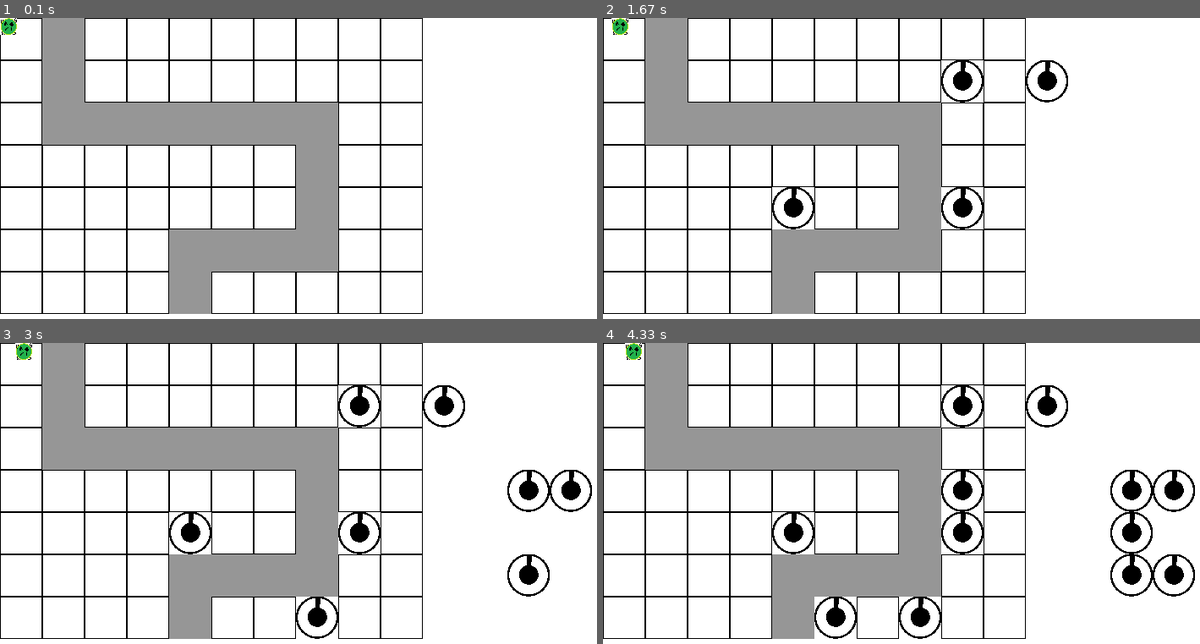
Above: before the commit, frames 1-4 (two rows, left to right).
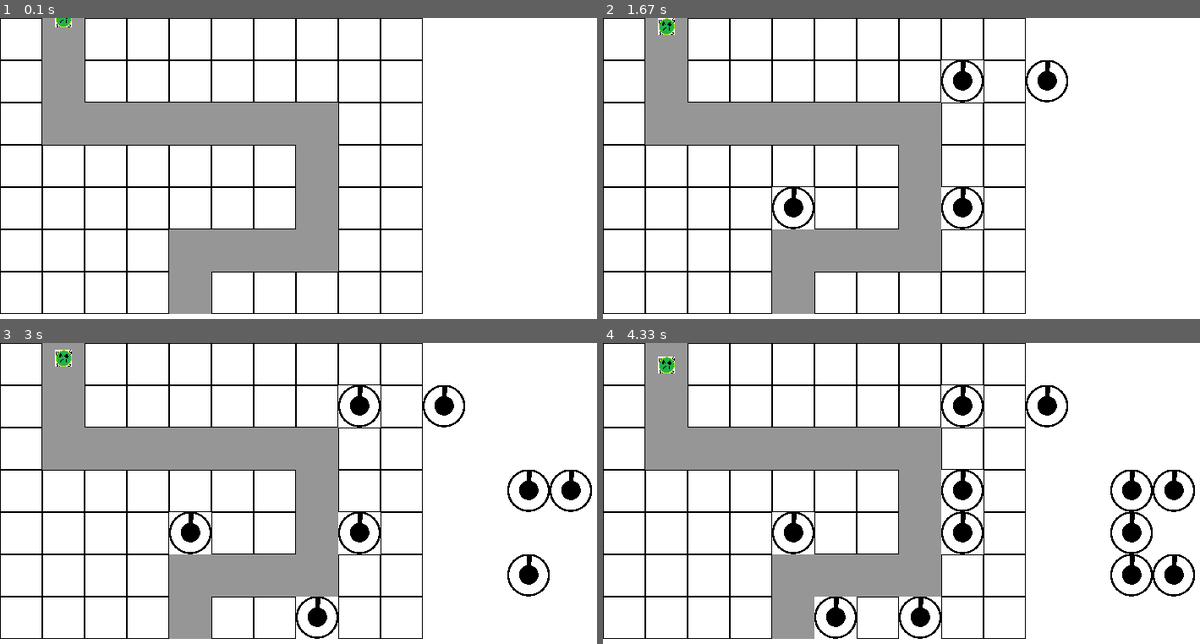
Above: after the commit, the same moments.

Repository: SourceOfPhi/PygameTD
Game: pygame game, started from main.py
Two runs of this game, one before a commit and one after it. Both use one fixed random seed, a clock stepped at 60 frames per second and the inputs below.
Inputs (mouse positions are in pixels of both pictures, inside the frame that each line leads up to):
- Up to frame 1 (0.1 s): no input
- Up to frame 2 (1.67 s): click (943, 186) at 0.38 s; click (776, 189) at 0.72 s; click (1038, 69) at 1.05 s; click (955, 75) at 1.38 s
- Up to frame 3 (3 s): click (304, 598) at 1.75 s; click (513, 565) at 2.22 s; click (513, 481) at 2.55 s; click (585, 484) at 2.88 s
- Up to frame 4 (4.33 s): click (1182, 577) at 3.22 s; click (973, 499) at 3.55 s; click (841, 610) at 3.88 s; click (1122, 547) at 4.22 s

The runs differ from the first frame. In frame 1, 0.2% of the frame differs, in the area x 0-13%, y 0-6%; in frame 2, 0.3%, in the area x 1-13%, y 0-6%; in frame 3, 0.3%; in frame 4, 0.3%.

Commit message:
Correct enemy path points to be centered

Diff:
--- a/enemy.py
+++ b/enemy.py
@@ -9,14 +9,34 @@
 class Enemy(GameObject):
     DIST_THRESH = 0.1
 
-    def __init__(self, img: pygame.Surface, init_pos: Vector2, path: list[CellPosition]) -> None:
-        self.position = Vector2(init_pos)
-        self.path = list[Vector2](Grid.cell_to_pos(path))
+    def __init__(self, img: pygame.Surface, path: list[CellPosition]) -> None:
+        self.path = Enemy.calc_path_coords(path)
+        self.position = Vector2(self.path[0])
         self.curr_path_idx = 0
-        self.target = self.path[0]
+        self.target = self.path[1]
         self.speed: float = 0.1
-        self.img = pygame.transform.scale(img, (20, 20))
+        self.size = Vector2(20, 20)
+        self.img = pygame.transform.scale(img, self.size)
         self.is_dead = False
+
+    @staticmethod
+    def calc_path_coords(path: list[CellPosition]) -> list[Vector2]:
+        out_path = list[Vector2](Grid.cell_to_pos(path))
+        # correct first
+        # find out on which side of the grid it is
+        if path[0][0] == 0:  # left
+            out_path[0] = (out_path[0][0], out_path[0][1] + (Grid.cell_width / 2))
+        elif path[0][1] == 0:  # top
+            out_path[0] = (out_path[0][0] + (Grid.cell_width / 2), out_path[0][1])
+        else:
+            print("Error: Start position is not left or top")
+
+        # TODO: correct last
+
+        # center others
+        out_path[1:] = [pos + (Grid.cell_width / 2, Grid.cell_width / 2) for pos in out_path[1:]]
+
+        return out_path
 
     def update(self):
         dist = self.position.distance_to(self.target)
@@ -32,7 +52,7 @@
         self.position = self.position + (self.target - self.position).normalize() * self.speed
 
     def draw(self, screen: pygame.Surface):
-        screen.blit(self.img, self.position)
+        screen.blit(self.img, self.position - (self.size / 2))
 
     def shall_be_removed(self) -> bool:
         return self.is_dead
--- a/grid.py
+++ b/grid.py
@@ -26,7 +26,7 @@
     @staticmethod
     def cell_to_pos(cell_pos: CellPosition | list[CellPosition]) -> Vector2 | list[Vector2]:
         if not type(cell_pos) is list:
-            return(cell_pos[0] * Grid.cell_width, cell_pos[1] * Grid.cell_width)
+            return Vector2(cell_pos[0] * Grid.cell_width, cell_pos[1] * Grid.cell_width)
         else:
             return [Grid.cell_to_pos(elem) for elem in cell_pos]
 
--- a/main.py
+++ b/main.py
@@ -51,7 +51,7 @@
     # create a surface on screen that has the size of 240 x 180
     screen = pygame.display.set_mode(SCREEN_SIZE)
 
-    enemy1 = Enemy(enemy_sprite, (0, 0), lvl.enemy_path)
+    enemy1 = Enemy(enemy_sprite, lvl.enemy_path)
     game_objects.append(enemy1)
 
     mouse_pos: Vector2 = (0, 0)
